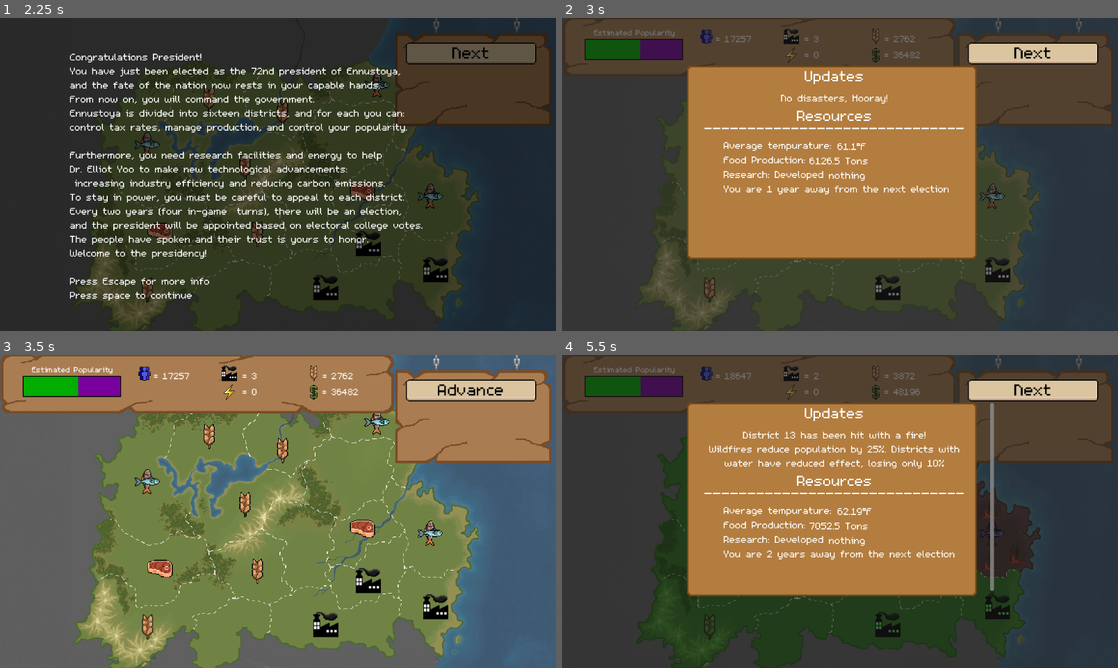
Above: before the commit, frames 1-4 (two rows, left to right).
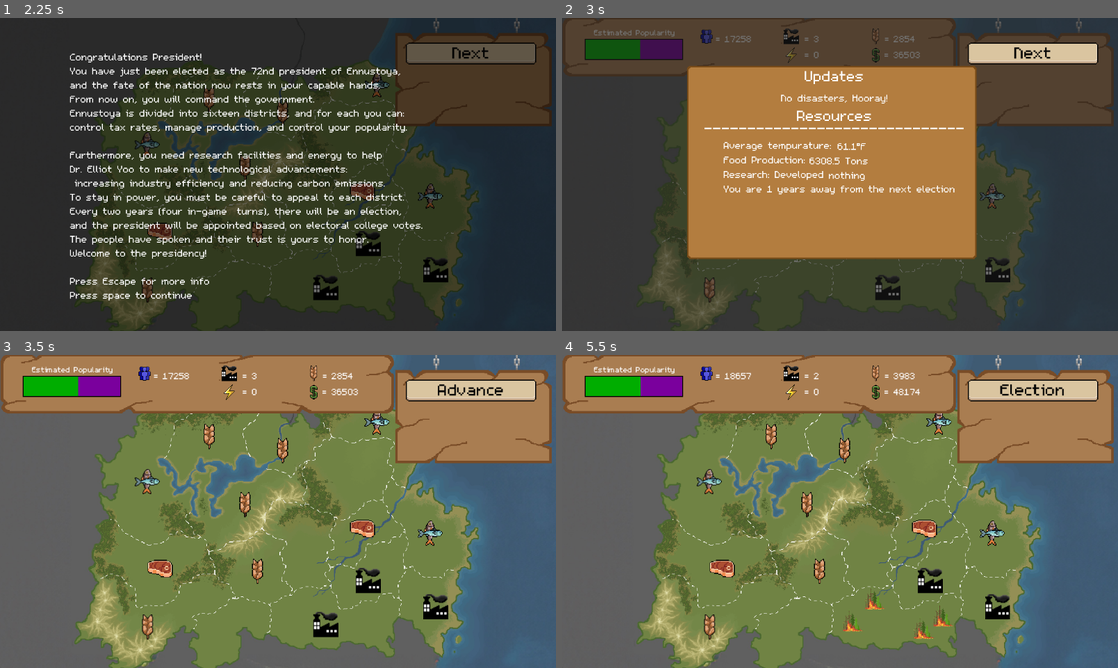
Above: after the commit, the same moments.

Repository: mccoogp/WeatherInc
Game: Godot game, scene res://world.tscn
Two runs of this game, one before a commit and one after it. Both use one fixed random seed, a clock stepped at 60 frames per second and the inputs below. The engine's default icon, where the game draws it, is replaced by a stand-in: a white triangle on a blue panel in a dark square.
Inputs (mouse positions are in pixels of both pictures, inside the frame that each line leads up to):
- Up to frame 1 (2.25 s): click "Next" at 0.5 s; click "Next" at 1.25 s; tap Enter at 2 s; move the mouse to (400, 158) at 2.02 s; hold Right from 2.03 s (still down); hold X from 2.03 s (still down); click (400, 158) at 2.17 s
- Up to frame 2 (3 s): tap Space at 2.27, 2.75 s; move the mouse to (728, 190) at 2.77 s; release Right at 2.78 s; release X at 2.78 s; hold Down from 2.78 s (still down); tap Enter at 2.85 s
- Up to frame 3 (3.5 s): keep holding Down; tap Space at 3.02 s
- Up to frame 4 (5.5 s): release Down at 3.5 s; click "Advance" at 3.5 s; tap Enter at 4.25 s; move the mouse to (895, 442) at 4.27 s; hold Right 4.28-5.03 s; hold Backspace 4.28-5.03 s; tap Space at 5, 5.27 s; move the mouse to (812, 574) at 5.02 s; hold Up from 5.03 s (still down); tap Tab at 5.1 s; click (812, 574) at 5.17 s

Frame 1 is identical in both runs. In frame 2, 0.4% of the frame differs, in the area x 33-71%, y 5-57%; in frame 3, less than 0.1%; in frame 4, 97%, in the area x 0-100%, y 0-100%.

Commit message:
balanced crazy tax a bit

Diff:
--- a/pause.tscn
+++ b/pause.tscn
@@ -221,9 +221,11 @@
 text = "Your country is divided into multiple districts. Click on a district to view:
     Popularity, Population, Current Industry, and Tax Rate
 Actions in Each District:
-    Build Industry (only one per district) (use left and right arrows):
+    Build Industry (only one per district):
+    Use left and right arrows to change, enter to confirm
         Grain – Produces food, cheap
         Meat – Produces food, moderate cost
+        Fish – Produces food, coastal only, low-moderate cost
 
     Continued next page
 
@@ -242,8 +244,7 @@
 layout_mode = 0
 offset_right = 426.0
 offset_bottom = 341.0
-text = "        Fish – Produces food, coastal only, low-moderate cost
-        Factory – Allows production of other industries, moderate-high cost
+text = "        Factory – Allows production of other industries, moderate-high cost
 	        Oil – Produces energy, high cost
         Research Facility – Produces research points, high cost, requires energy
     Every industry (except for factory) requires a factory to build
--- a/world.gd
+++ b/world.gd
@@ -21,7 +21,7 @@
 
 #turn changing
 var temp = 60
-var year = 1
+var year = 0
 var factories = 0
 var energyprod = 0
 var research = 0
@@ -1034,9 +1034,9 @@
 				totalpop = 0
 				for district in 16:
 					for dist in adjacents[district]:
-						var moving = districts[district].population * randf_range(0,5)/100
-						districts[dist].population += moving
-						districts[district].population -= moving
+						var moving = districts[district].population * randf_range(0,20)/100
+						districts[dist].population += moving * (districts[district].tax/100)
+						districts[district].population -= moving * (districts[district].tax/100)
 				for district in 16:
 					districts[district].population = float(int(districts[district].population))
 					totalpop += districts[district].population
@@ -1099,11 +1099,11 @@
 					research_text = "nothing"
 				$CanvasLayer/News/ScrollContainer/VBoxContainer/Research/Research_Data.text = research_text
 				if year % 4 == 0:
-					$CanvasLayer/News/ScrollContainer/VBoxContainer/Year.text = "	You are in an election year"
+					$CanvasLayer/News/ScrollContainer/VBoxContainer/Year.text = "    You are in an election year"
 				elif year % 4 == 3:
-					$CanvasLayer/News/ScrollContainer/VBoxContainer/Year.text = "    You are " + str(2 - (year%4)/2) + " year away from the next election"
+					$CanvasLayer/News/ScrollContainer/VBoxContainer/Year.text = "    You are " + str((4 - year%4)*0.5) + " year away from the next election"
 				else:
-					$CanvasLayer/News/ScrollContainer/VBoxContainer/Year.text = "    You are " + str(2 - (year%4)/2) + " years away from the next election"
+					$CanvasLayer/News/ScrollContainer/VBoxContainer/Year.text = "    You are " + str((4 - year%4)*0.5) + " years away from the next election"
 				$CanvasLayer/News/ScrollContainer/VBoxContainer/Year.text += "
 
 
Not shown, added: export_presets.cfg
